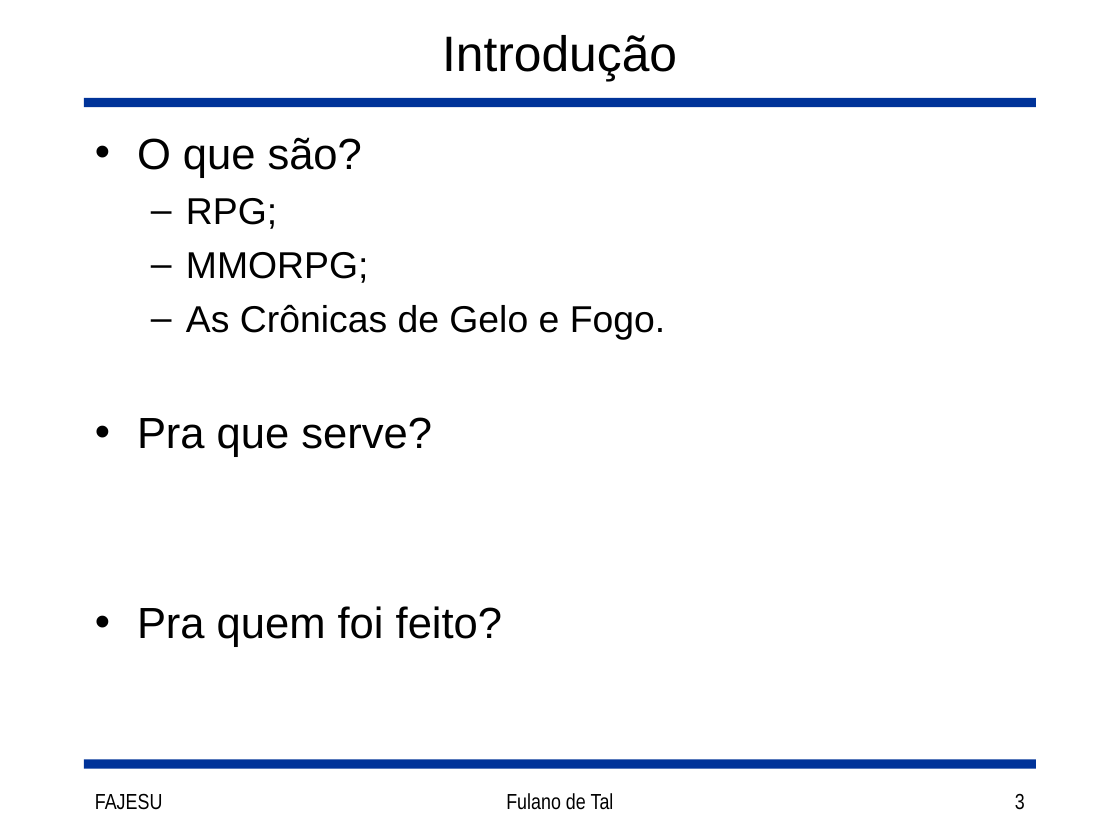
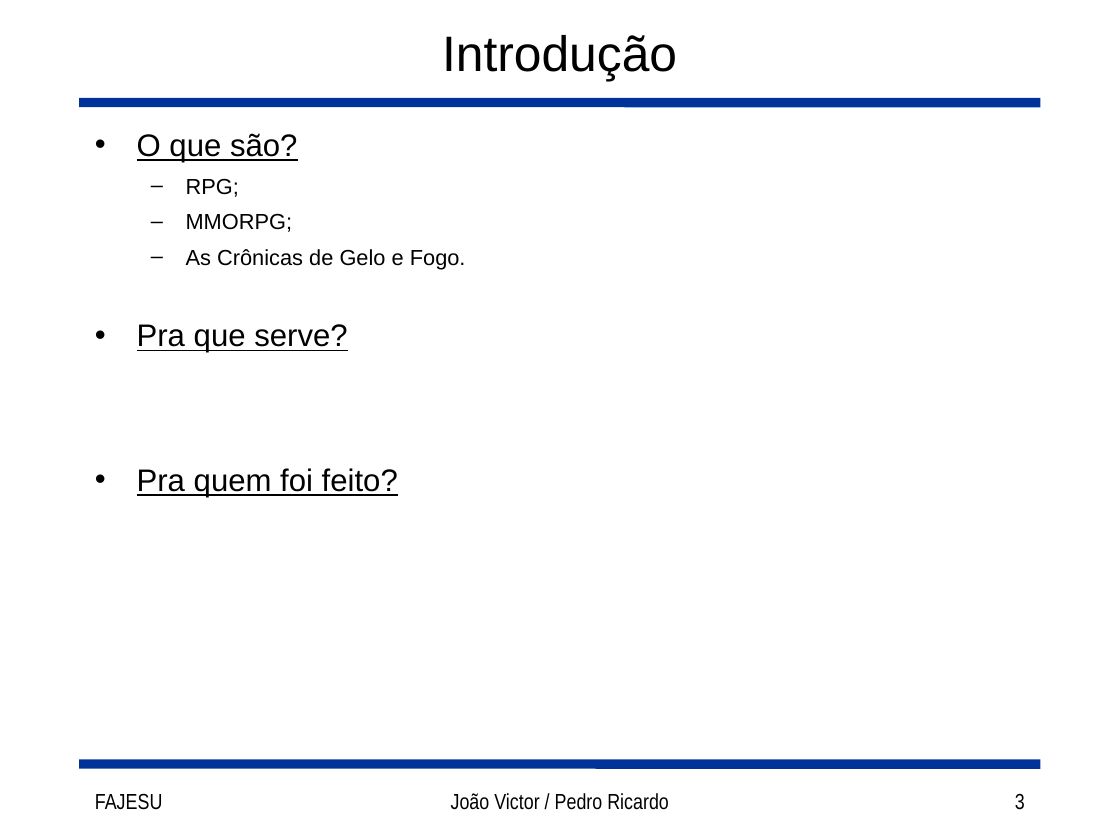
Before and after one commit to joaorocha/tcc-got-v1, a slide deck: slide 3 of docs/Slides.ppt. Drawn at 1120x840 pixels with LibreOffice and Linux fonts; fonts in the diff are those of the drawing. Boxes give left, top, right and bottom in pixels: in the first picture for what was removed or moved away, otherwise in the second. Text is boxed around its words. In the diff, an @@ line names an element or a change of style, - is before the commit and + after.

```diff
--- a/docs/Slides.ppt
+++ b/docs/Slides.ppt
@@ text "O que são?" at bbox=[137, 133, 466, 498]: size 28 to 20 pt, underline on in "O que são?", "Pra que serve?", "Pra quem foi feito?"; size 24 to 14 pt in "RPG;", "MMORPG;", "As Crônicas de Gelo e Fogo."; indent changed @@
@@ text at bbox=[451, 793, 669, 810]: text changed @@
-Fulano de Tal
+João Victor / Pedro Ricardo
```
Also in this commit, not shown: 10 other slides changed, 8 other files.
